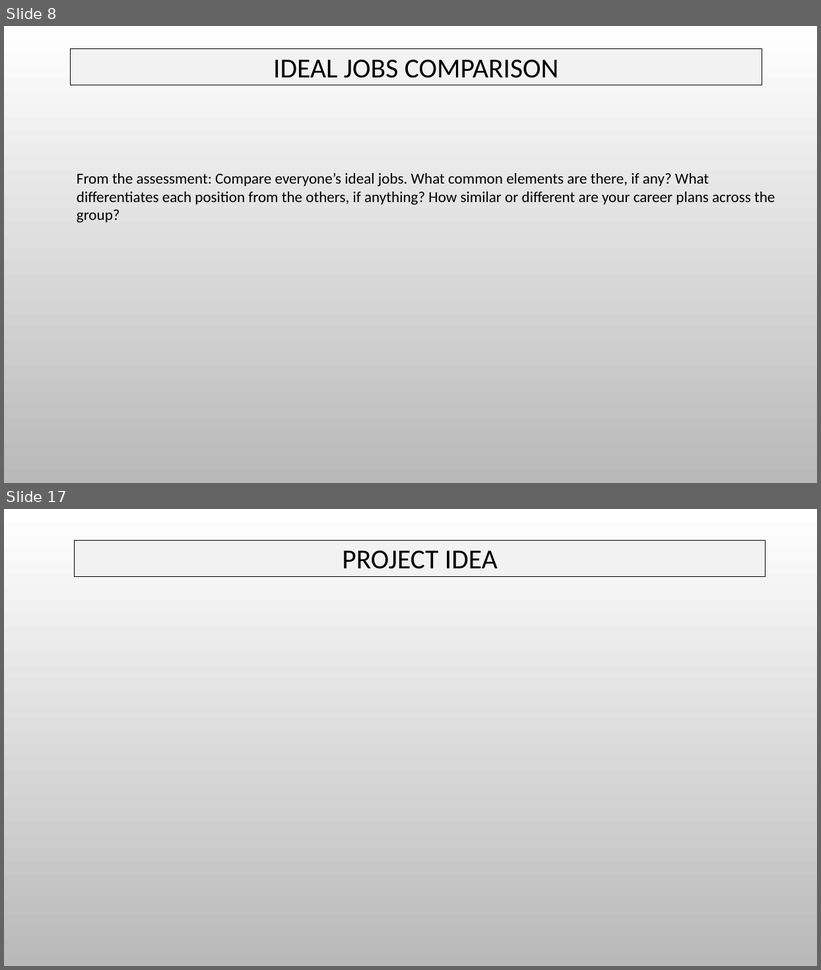
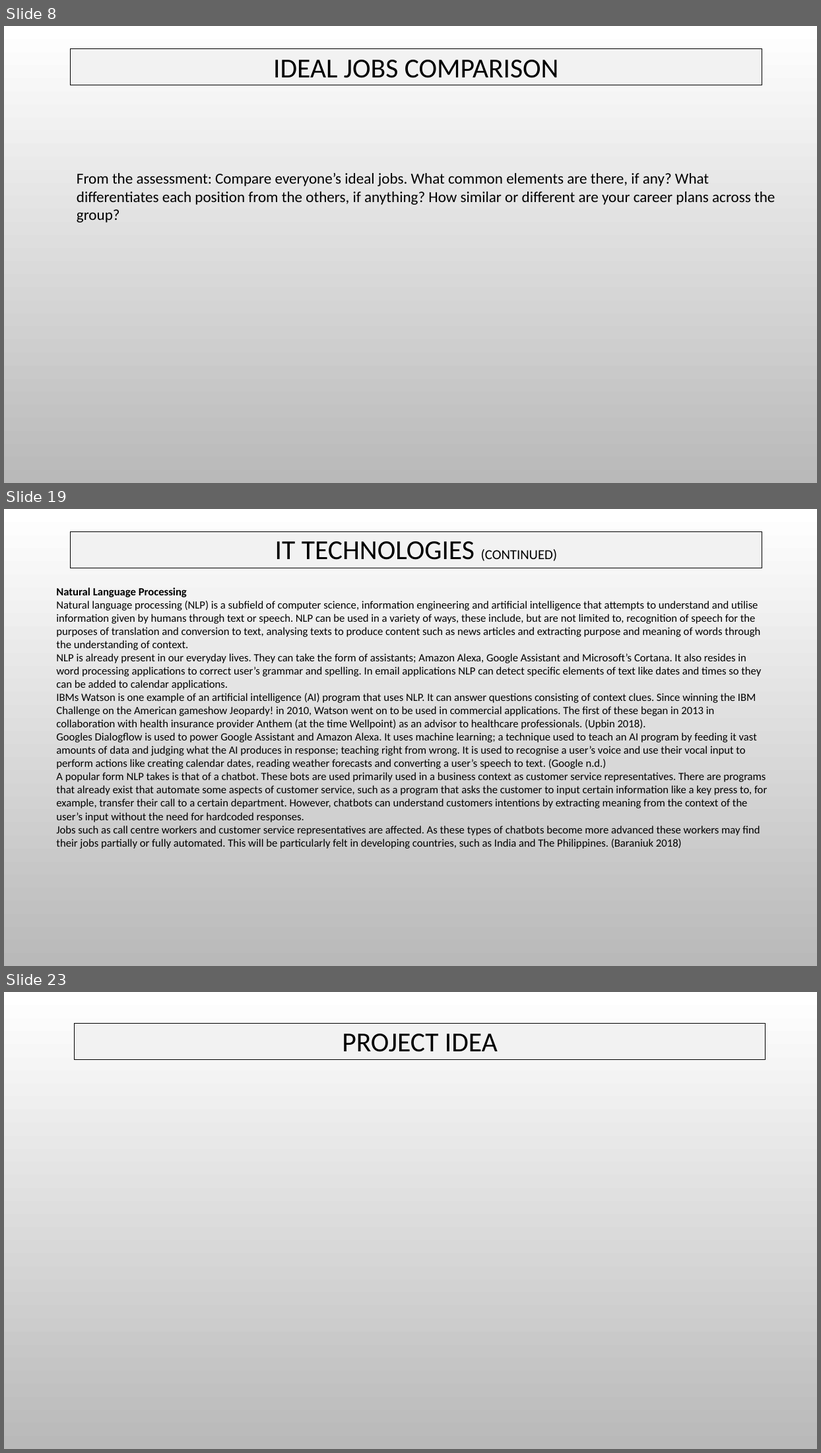
Before and after one commit to s3805194/Restless-Bolters, a slide deck: The Restless Bolters Assessment Report.pptx. Shown one above the other, each under a label of ours: slides 8 and 17 before the commit, slides 8, 19 and 23 after it; the slides between them are not shown. The pictures are 821x970 and 821x1453 pixels, drawn with LibreOffice and Linux fonts; fonts in the diff are those of the drawing; background and template pictures are left out. Boxes give left, top, right and bottom in pixels: in the first picture for what was removed or moved away, otherwise in the second. Text is boxed around its words. In the diff, an @@ line names an element or a change of style, - is before the commit and + after.

```diff
--- a/The Restless Bolters Assessment Report.pptx
+++ b/The Restless Bolters Assessment Report.pptx
@@ slide 19 added at (4, 509, 817, 966), background picture (left out) @@
@@ rectangle added at (71, 531, 762, 568), fill #F2F2F2, outline #000000 0.75 pt, 32.4 pt, text #000000 @@
+IT TECHNOLOGIES (CONTINUED)
@@ text added at (56, 588, 767, 849), 13 pt, text #000000 @@
+Natural Language Processing
+Natural language processing (NLP) is a subfield of computer science, information engineering and artificial intelligence that attempts to understand and utilise information given by humans through text or speech. NLP can be used in a variety of ways, these include, but are not limited to, recognition of speech for the purposes of translation and conversion to text, analysing texts to produce content such as news articles and extracting purpose and meaning of words through the understanding of context.
+NLP is already present in our everyday lives. They can take the form of assistants; Amazon Alexa, Google Assistant and Microsoft’s Cortana. It also resides in word processing applications to correct user’s grammar and spelling. In email applications NLP can detect specific elements of text like dates and times so they can be added to calendar applications.
+IBMs Watson is one example of an artificial intelligence (AI) program that uses NLP. It can answer questions consisting of context clues. Since winning the IBM Challenge on the American gameshow Jeopardy! in 2010, Watson went on to be used in commercial applications. The first of these began in 2013 in collaboration with health insurance provider Anthem (at the time Wellpoint) as an advisor to healthcare professionals. (Upbin 2018).
+Googles Dialogflow is used to power Google Assistant and Amazon Alexa. It uses machine learning; a technique used to teach an AI program by feeding it vast amounts of data and judging what the AI produces in response; teaching right from wrong. It is used to recognise a user’s voice and use their vocal input to perform actions like creating calendar dates, reading weather forecasts and converting a user’s speech to text. (Google n.d.)
+A popular form NLP takes is that of a chatbot. These bots are used primarily used in a business context as customer service representatives. There are programs that already exist that automate some aspects of customer service, such as a program that asks the customer to input certain information like a key press to, for example, transfer their call to a certain department. However, chatbots can understand customers intentions by extracting meaning from the context of the user’s input without the need for hardcoded responses.
+Jobs such as call centre workers and customer service representatives are affected. As these types of chatbots become more advanced these workers may find their jobs partially or fully automated. This will be particularly felt in developing countries, such as India and The Philippines. (Baraniuk 2018)
@@ what was slide 17 is now slide 23 @@
```
Also in this commit, not shown: 7 slides changed, 9 other slides added, 1 slide removed.
